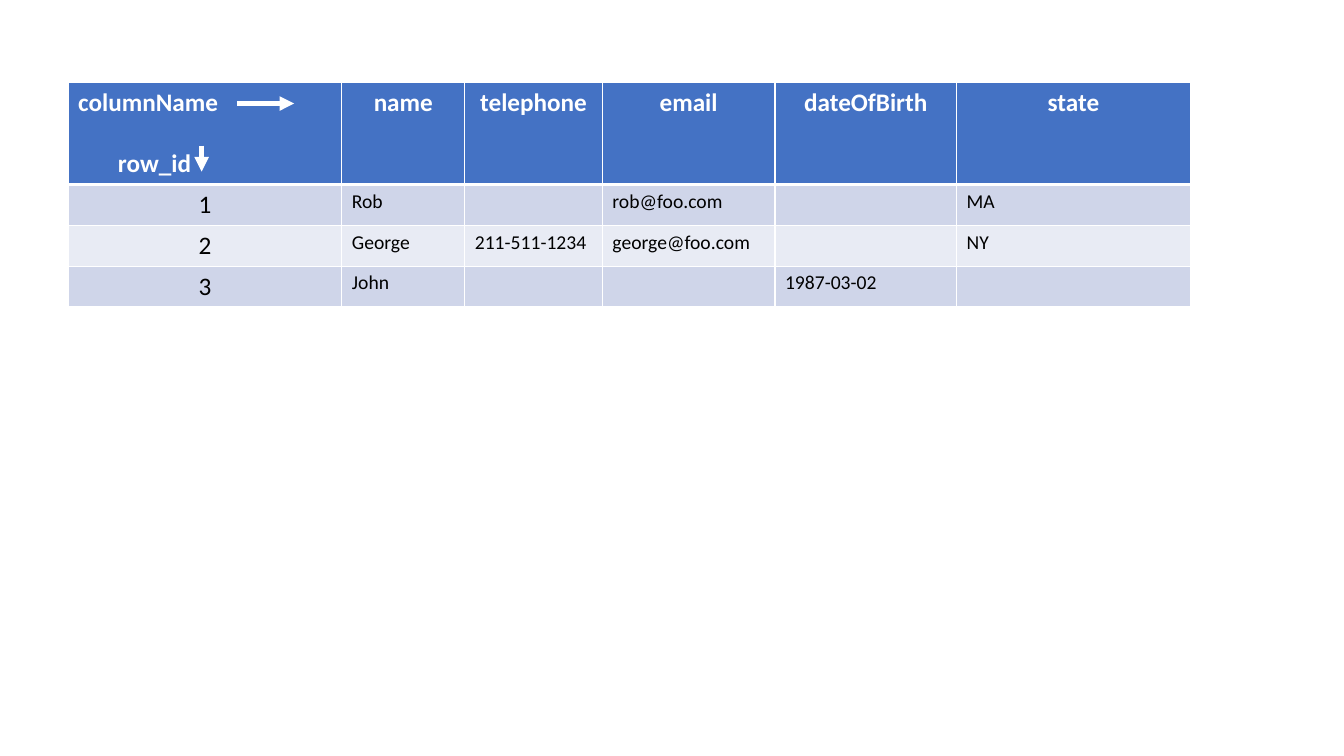
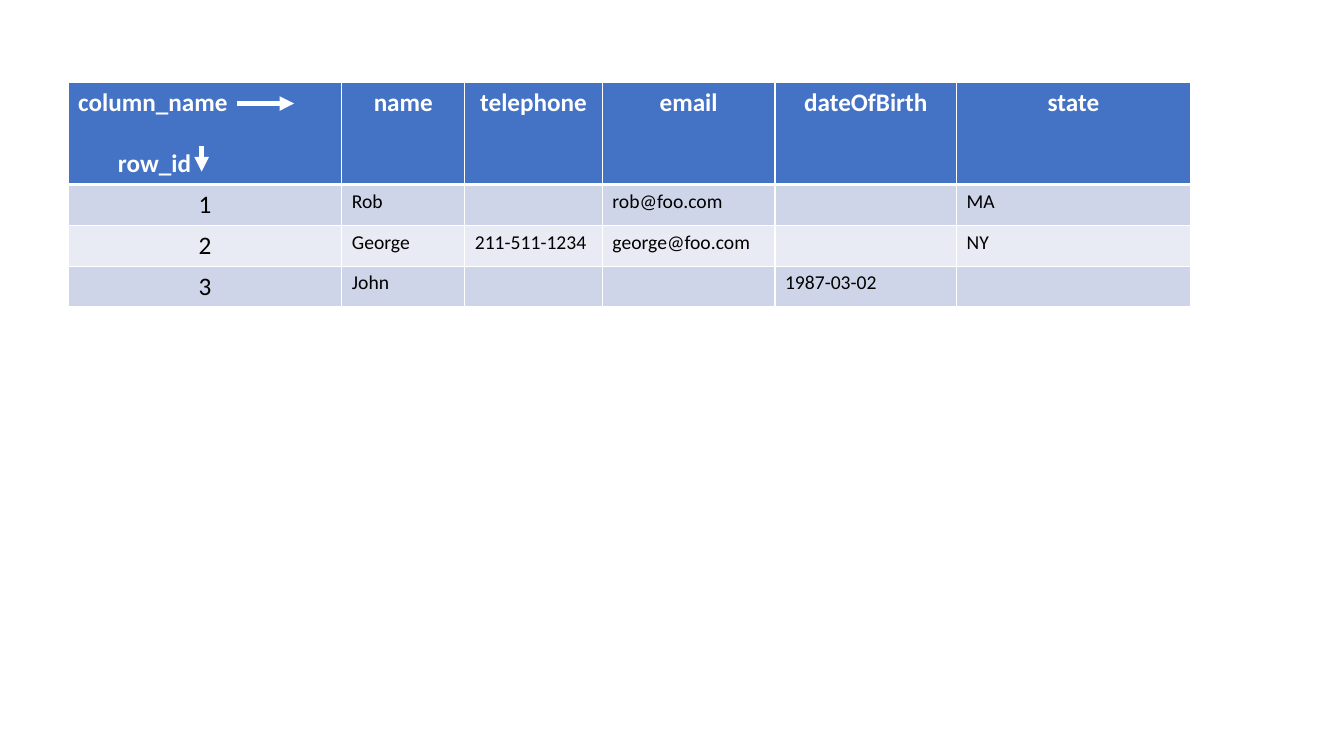
Before and after one commit to robtweed/global_storage, a slide deck: slide 38 of diagrams/global_storage.pptx. Drawn at 1344x756 pixels with LibreOffice and Linux fonts; fonts in the diff are those of the drawing. Boxes give left, top, right and bottom in pixels: in the first picture for what was removed or moved away, otherwise in the second. Text is boxed around its words. In the diff, an @@ line names an element or a change of style, - is before the commit and + after.

Commit message:
Updated columnar table

```diff
--- a/diagrams/global_storage.pptx
+++ b/diagrams/global_storage.pptx
@@ table at [69,82,1191,306] @@
-row 1, column 1: columnName / row_id
+row 1, column 1: column_name / row_id
```
Also in this commit, not shown: 1 other file.
